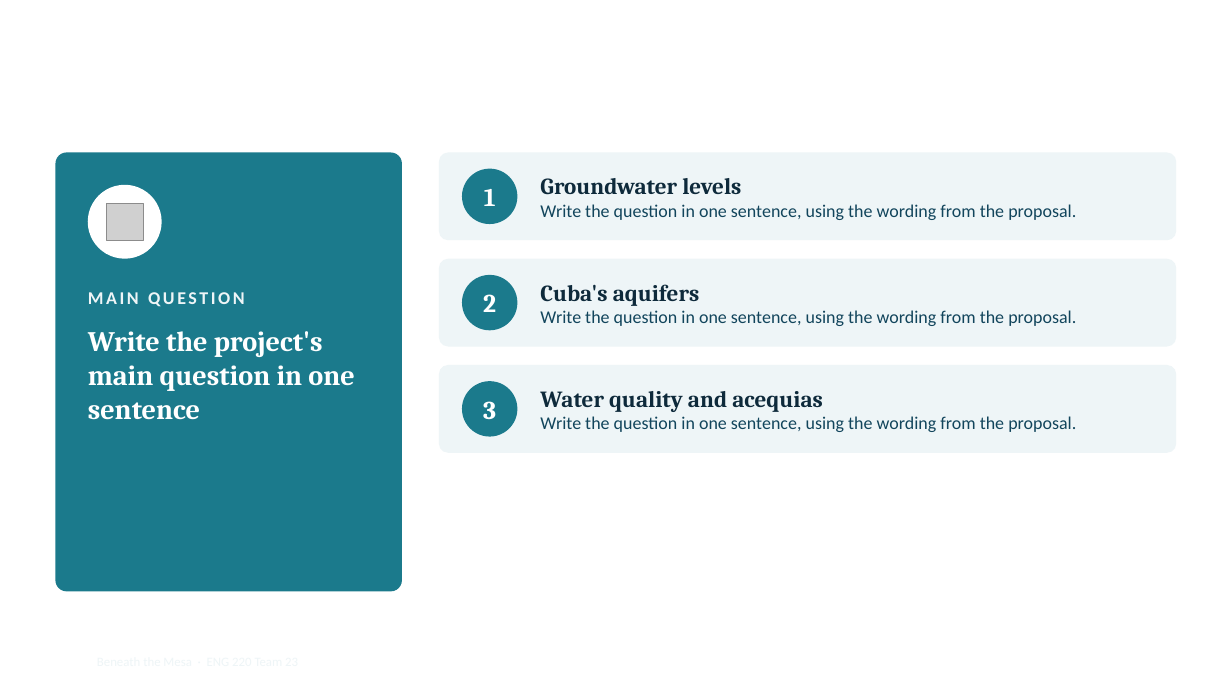
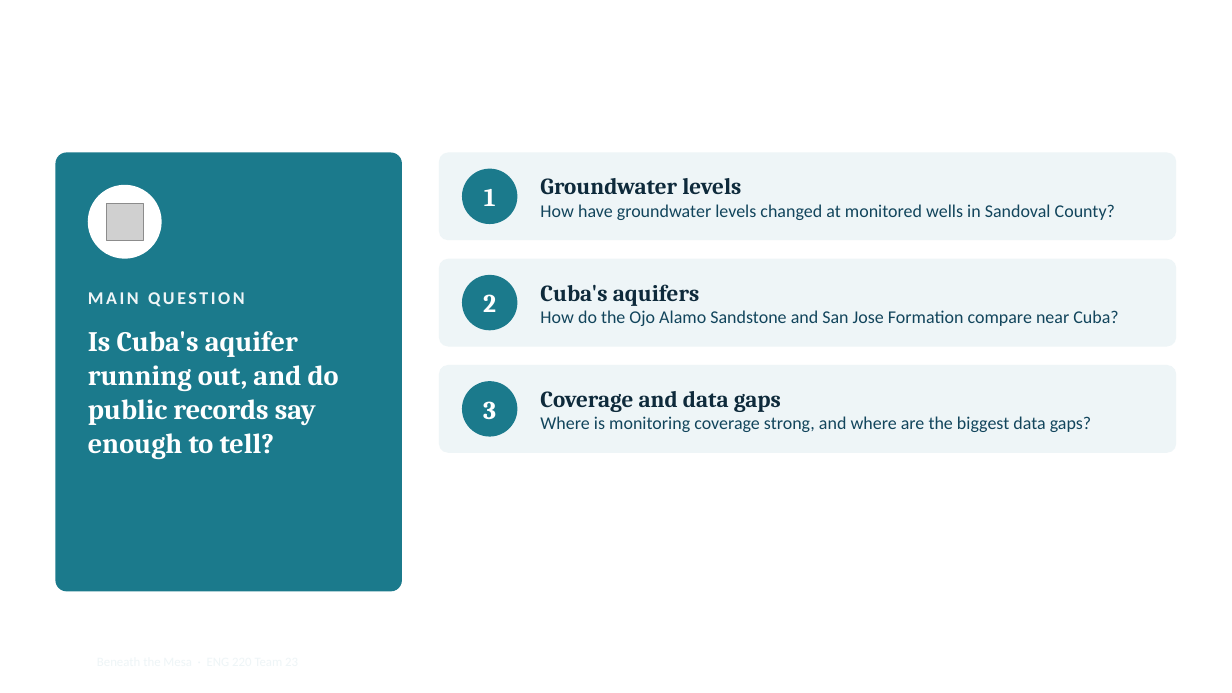
Before and after one commit to myousef-1/eng_220_aquifer_project, a slide deck: slide 4 of docs/files/beneath_the_mesa_slides.pptx. Drawn at 1232x693 pixels with LibreOffice and Linux fonts; fonts in the diff are those of the drawing; grey boxes stand for pictures; background and template pictures are left out. Boxes give left, top, right and bottom in pixels: in the first picture for what was removed or moved away, otherwise in the second. Text is boxed around its words. In the diff, an @@ line names an element or a change of style, - is before the commit and + after.

```diff
--- a/docs/files/beneath_the_mesa_slides.pptx
+++ b/docs/files/beneath_the_mesa_slides.pptx
@@ text at [540,204,1115,220]: text changed @@
-Write the question in one sentence, using the wording from the proposal.
+How have groundwater levels changed at monitored wells in Sandoval County?
@@ text at [540,310,1118,326]: text changed @@
-Write the question in one sentence, using the wording from the proposal.
+How do the Ojo Alamo Sandstone and San Jose Formation compare near Cuba?
@@ text at [88,331,339,459]: text changed @@
-Write the project's main question in one sentence
+Is Cuba's aquifer running out, and do public records say enough to tell?
@@ text at [540,391,1092,432]: text changed @@
-Water quality and acequias
-Write the question in one sentence, using the wording from the proposal.
+Coverage and data gaps
+Where is monitoring coverage strong, and where are the biggest data gaps?
```
Also in this commit, not shown: 3 other slides changed, 1 other file.
